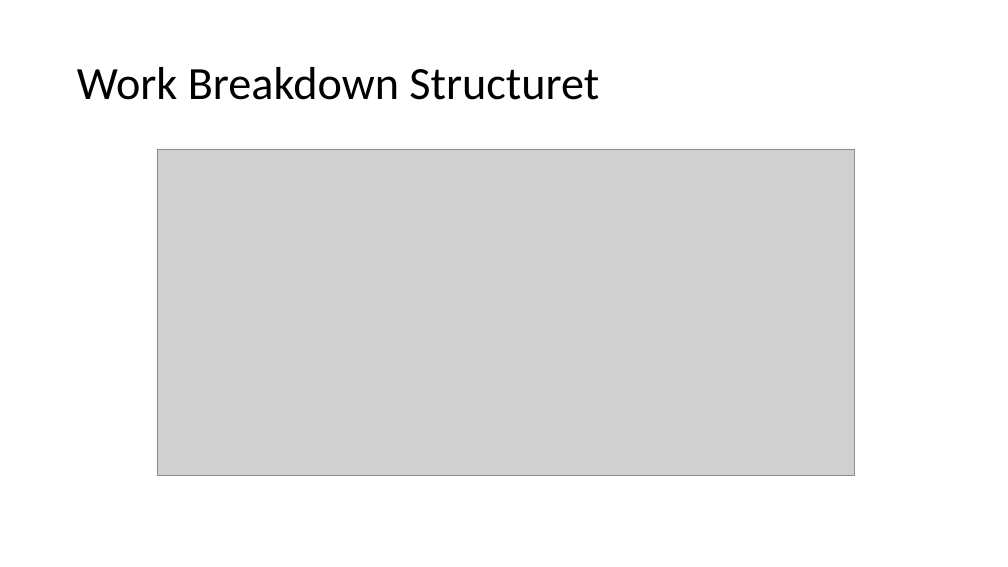
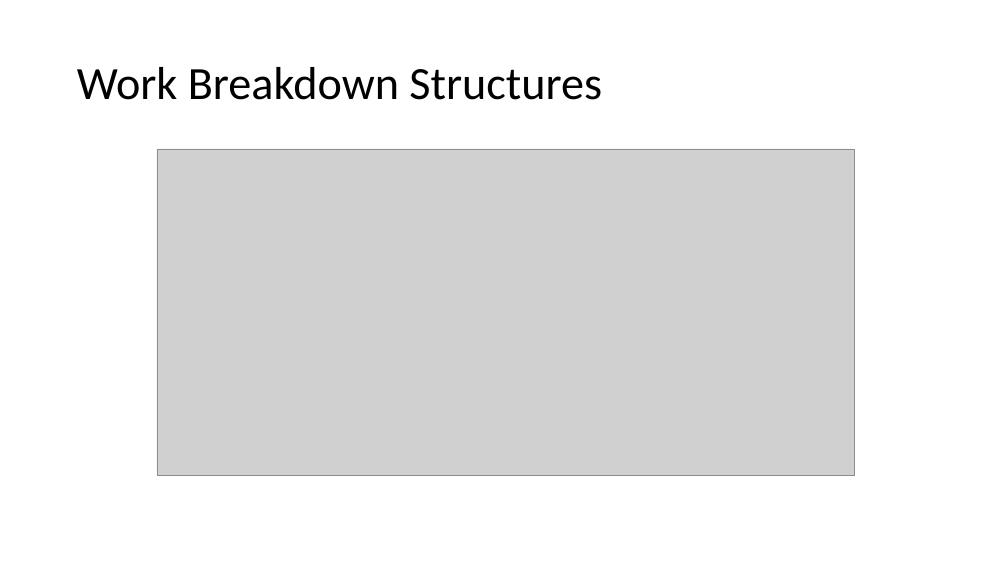
Before and after one commit to anggaraga1408/PPL4611, a slide deck: slide 5 of Aplikasi Catalog Board Game.pptx. Drawn at 1008x567 pixels with LibreOffice and Linux fonts; fonts in the diff are those of the drawing; grey boxes stand for pictures. Boxes give left, top, right and bottom in pixels: in the first picture for what was removed or moved away, otherwise in the second. Text is boxed around its words. In the diff, an @@ line names an element or a change of style, - is before the commit and + after.

```diff
--- a/Aplikasi Catalog Board Game.pptx
+++ b/Aplikasi Catalog Board Game.pptx
@@ title at [77, 67, 602, 100]: text changed @@
-Work Breakdown Structuret
+Work Breakdown Structures
```
